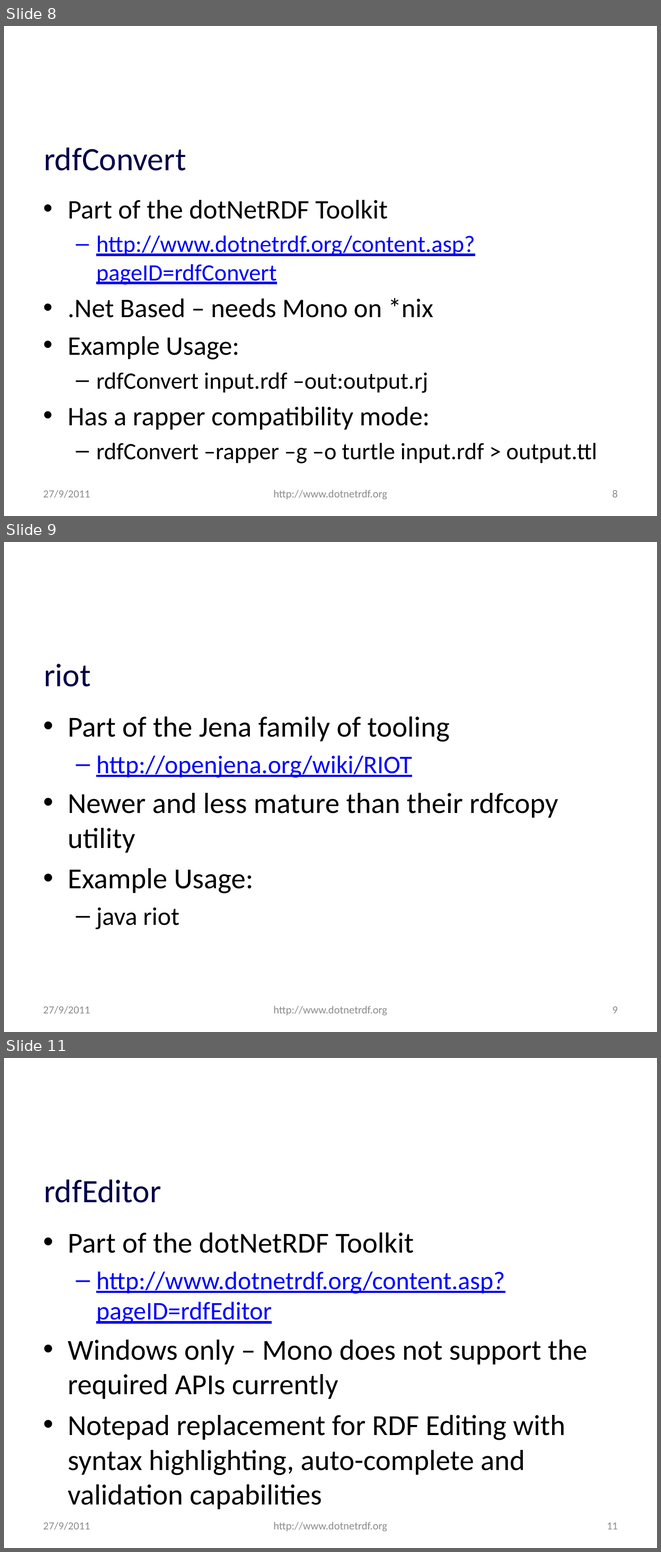
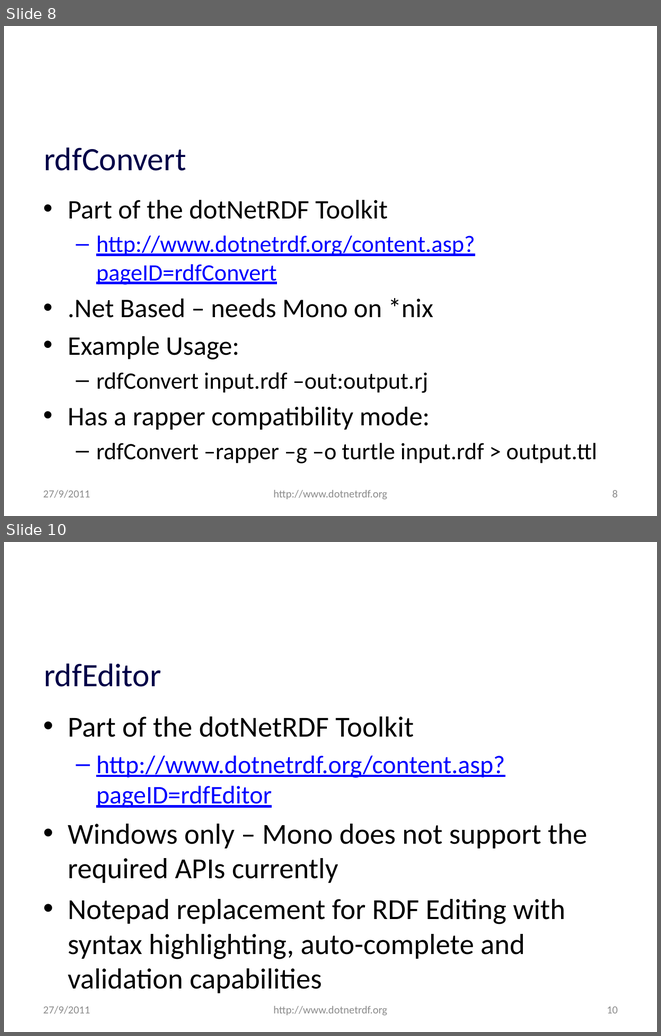
Before and after one commit to JohnGoldsmith/dotnetrdf-wiki, a slide deck: Slides/London SemWeb Meetup Talk Sept 2011.pptx. Shown one above the other, each under a label of ours: slides 8, 9 and 11 before the commit, slides 8 and 10 after it; the slides between them are not shown. The pictures are 661x1552 and 661x1036 pixels, drawn with LibreOffice and Linux fonts; fonts in the diff are those of the drawing; background and template pictures are left out. Boxes give left, top, right and bottom in pixels: in the first picture for what was removed or moved away, otherwise in the second. Text is boxed around its words. In the diff, an @@ line names an element or a change of style, - is before the commit and + after.

```diff
--- a/Slides/London SemWeb Meetup Talk Sept 2011.pptx
+++ b/Slides/London SemWeb Meetup Talk Sept 2011.pptx
@@ slide 9 removed at [4, 542, 657, 1032], background #FFFFFF @@
@@ title removed at [44, 663, 91, 687] @@
-riot
@@ text removed at [68, 716, 558, 929] @@
-• Part of the Jena family of tooling
-  – http://openjena.org/wiki/RIOT
-• Newer and less mature than their rdfcopy utility
-• Example Usage:
-  – java riot
@@ text removed at [43, 1006, 90, 1014] @@
-27/9/2011
@@ text removed at [273, 1006, 387, 1015] @@
-http://www.dotnetrdf.org
@@ page number removed at [612, 1006, 618, 1013] @@
-9
@@ what was slide 11 is now slide 10 @@
@@ page number at [607, 1006, 618, 1013]: text changed @@
-11
+10
```
Also in this commit, not shown: 6 slides changed.
